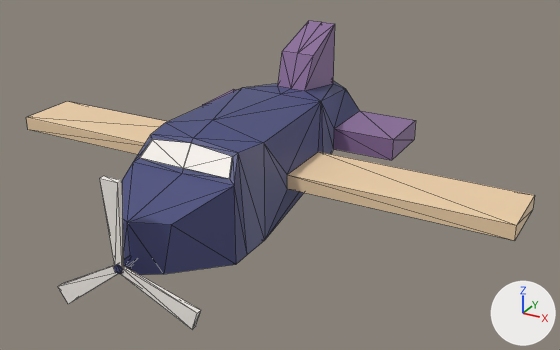
Two versions of the glTF model pdp/src/static/models/airplane.gltf, one commit apart.
One viewpoint serves both versions: a 50 mm lens placed at (6.22, -10.33, 5.3), pointed at (0.58, -0.08, 0.17). Arrows for +X, +Y and +Z are at lower right; the lights stay in place. Mesh edges are drawn as thin lines. Vertices at the same position are counted once.

In view in the first picture: 'airplane_body', 'helix'.
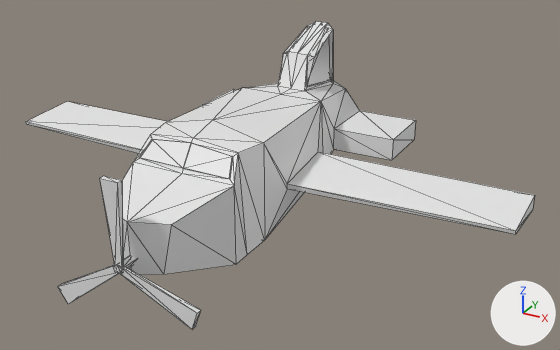
Commit message: airplane updates

Pixel boxes [x1, y1, x2, y2] of what changed, in the pictures (560 x 350 px; the box of a moved part takes in the faces that stretch with it):
part 1 of me_cube_001, moved or reshaped: before [264, 102, 535, 241]; after [264, 102, 535, 234]
part 2 of me_cube_001, built on: before [278, 21, 335, 91]; after [278, 21, 333, 91]
part 3 of me_cube_001, moved or reshaped: before [26, 101, 168, 155]; after [26, 101, 168, 153]
part 4 of me_cube_001, recoloured (blue to white): [122, 81, 416, 275] in both
part 5 of me_cube_002, moved or reshaped: [58, 176, 201, 329] in both
part 6 of me_cube_002, recoloured (blue to grey): [114, 256, 136, 274] in both

The change in detail:
me_cube_001 is used by ob_airplane_body; location (0.0, 0.0, 0.0).
Verts and faces of me_cube_001; kept vertices keep their numbers, new ones are numbered from 128.
Before the commit, vertices of me_cube_001: 1 (1.0, -0.61, 0.47) at pixel (287, 174), 46 (4.52, -0.61, 0.23) at pixel (514, 240), 47 (4.52, -0.61, 0.47) at pixel (516, 225).
Before the commit, vertices of me_cube_001: 75 (-1.0, -0.61, 0.47), 104 (-4.52, -0.61, 0.23) at pixel (27, 129), 105 (-4.52, -0.61, 0.47) at pixel (26, 117).
me_cube_001 had 128 vertices, 246 faces and spanned x -4.52..4.52, y -3.23..3.16, z -0.88..2.12.
me_cube_001 now has 144 vertices, 278 faces and spans x -4.52..4.52, y -3.23..3.16, z -0.88..2.12.
Part 1, on me_cube_001:
Vertex 1 moves to (1.0, -0.61, 0.32), pixel (287, 183).
Vertex 46 moves to (4.52, -0.61, 0.33), pixel (515, 234).
Vertex 47 moves to (4.52, -0.64, 0.4), pixel (515, 230).
Part 2, on me_cube_001:
4 vertices are removed from x -0.31..0.31, y 1.62..2.57, z 1.75..2.12.
14 faces are deleted.
20 vertices are added at x -0.31..0.31, y 1.46..2.57, z 1.05..2.12.
46 new faces join them.
Part 3, on me_cube_001:
Vertex 75 moves to (-1.0, -0.61, 0.32).
Vertex 104 moves to (-4.52, -0.61, 0.33), pixel (27, 124).
Vertex 105 moves to (-4.52, -0.64, 0.4), pixel (25, 121).
me_cube_001 part 4: 232 faces spanning x -4.52..4.52, y -3.23..3.16, z -0.88..2.12 switch from mat_material_001 (picture img_oil_6_1x) to no material.
me_cube_002 has 34 vertices, 52 faces and spans x -1.17..1.25, y -0.09..0.3, z -0.87..1.28.
me_cube_002 is used by ob_helix; location (0.0, -3.41, 0.0).
Part 5, on me_cube_002:
36 faces are deleted.
36 new faces join them.
me_cube_002 part 6: 52 faces spanning x -1.17..1.25, y -0.09..0.3, z -0.87..1.28 switch from mat_material_001 (picture img_oil_6_1x) to no material.
